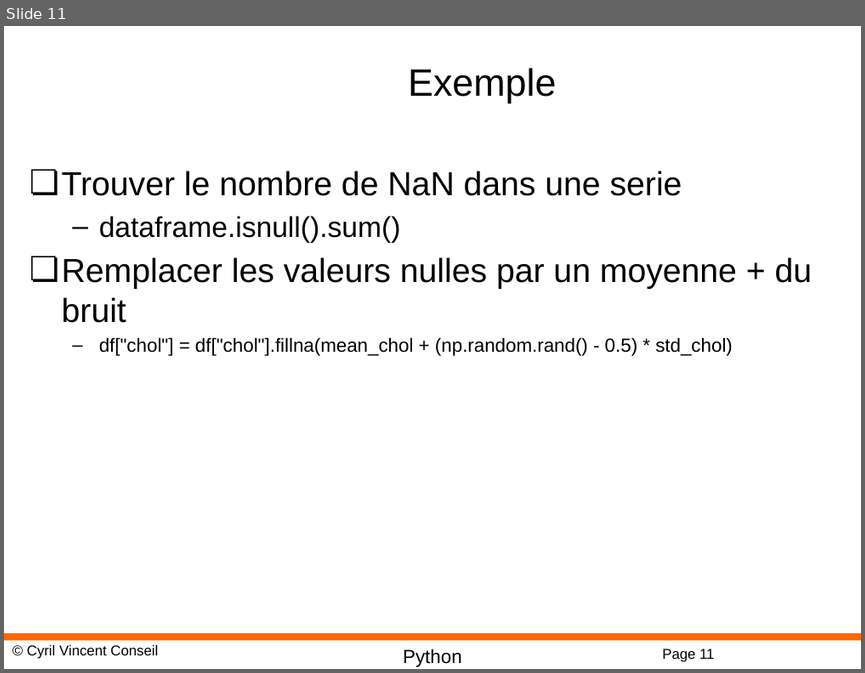
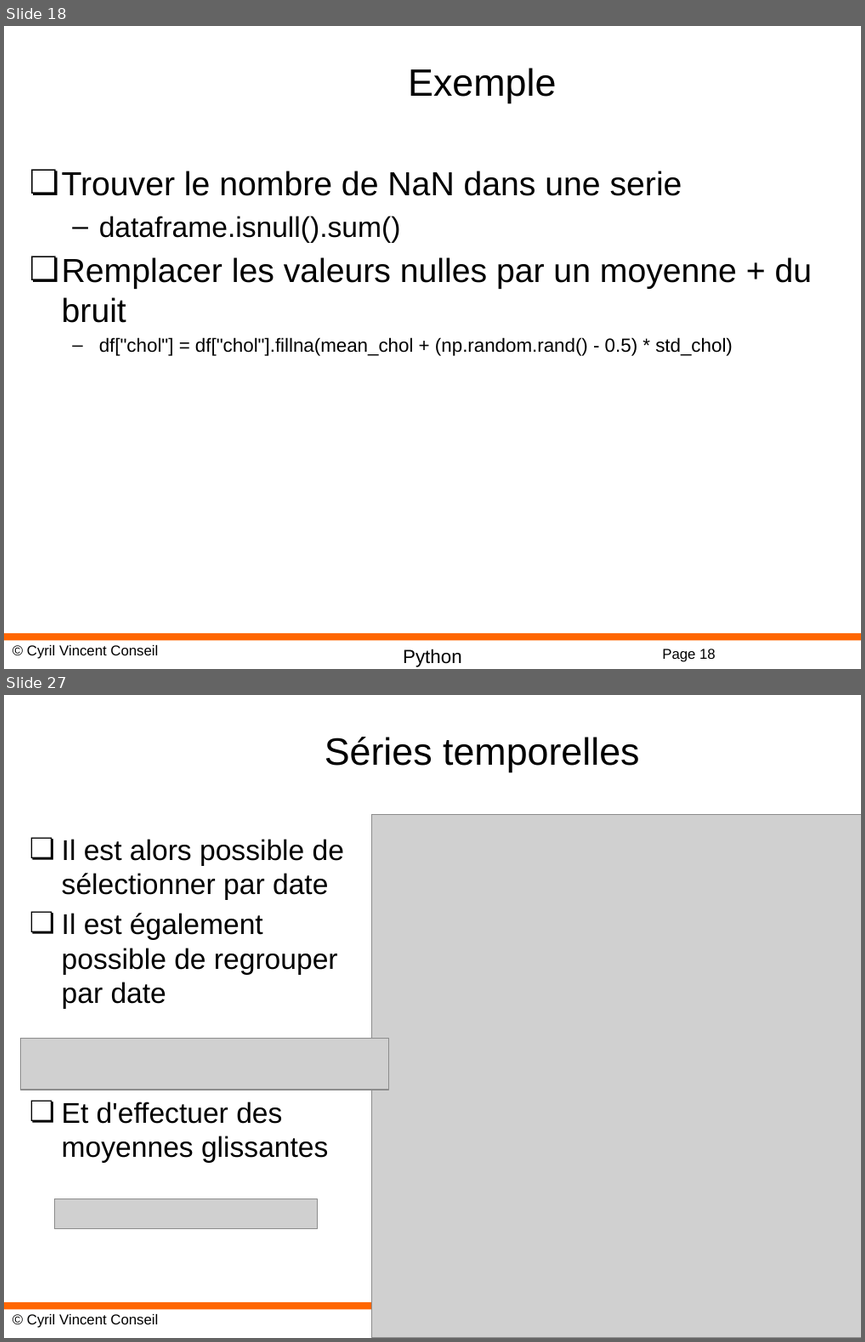
Before and after one commit to cyrilvincent/math, a slide deck: ppt/PythonMath11-Pandas.pptx. Shown one above the other, each under a label of ours: slide 11 before the commit, slides 18 and 27 after it; the slides between them are not shown. The pictures are 865x673 and 865x1342 pixels, drawn with LibreOffice and Linux fonts; fonts in the diff are those of the drawing; grey boxes stand for pictures; background and template pictures are left out. Boxes give left, top, right and bottom in pixels: in the first picture for what was removed or moved away, otherwise in the second. Text is boxed around its words. In the diff, an @@ line names an element or a change of style, - is before the commit and + after.

```diff
--- a/ppt/PythonMath11-Pandas.pptx
+++ b/ppt/PythonMath11-Pandas.pptx
@@ slide 27 added at <box>4,695,861,1338</box>, background #FFFFFF; not listed: 3 template elements that a slide beside it also shows @@
@@ title added at <box>324,737,640,772</box>, 32 pt, text #000000 @@
+Séries temporelles
@@ picture added at <box>371,815,861,1338</box> @@
@@ text added at <box>62,839,344,1163</box>, 24 pt, text #000000 @@
+❏ Il est alors possible de sélectionner par date
+❏ Il est également possible de regrouper par date
+❏ Et d'effectuer des moyennes glissantes
@@ picture added at <box>21,1038,389,1089</box> @@
@@ picture added at <box>54,1198,317,1228</box> @@
@@ what was slide 11 is now slide 18 @@
@@ page number at <box>662,648,715,662</box>: text changed @@
-Page 11
+Page 18
```
Also in this commit, not shown: 17 other slides added, 2 slides removed, 26 other files.
